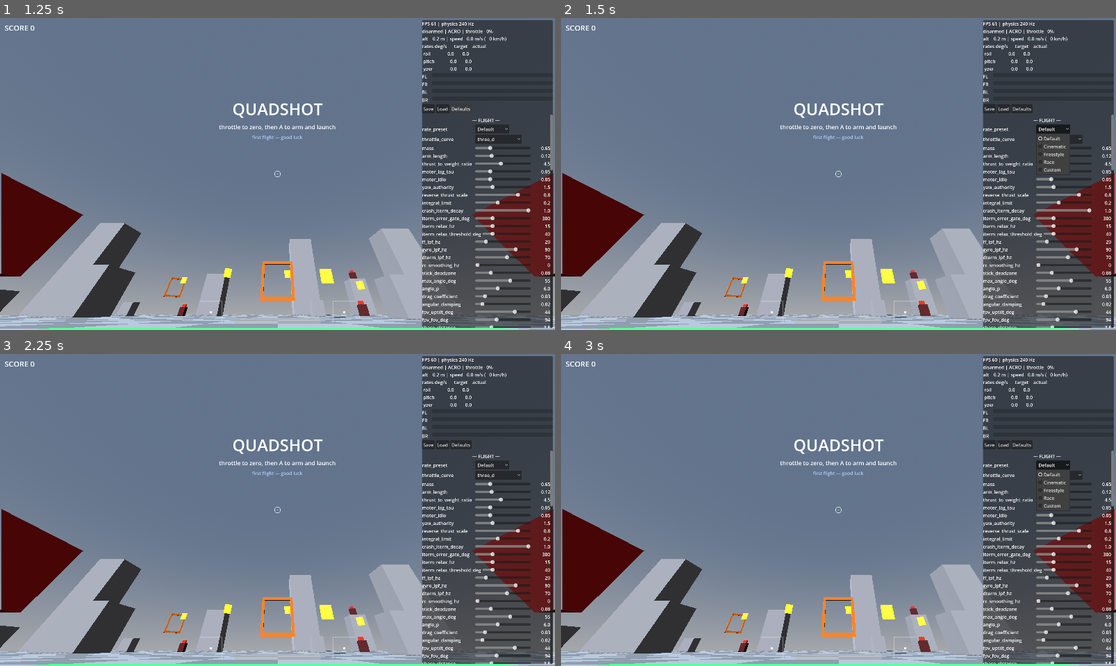
Above: before the commit, frames 1-4 (two rows, left to right).
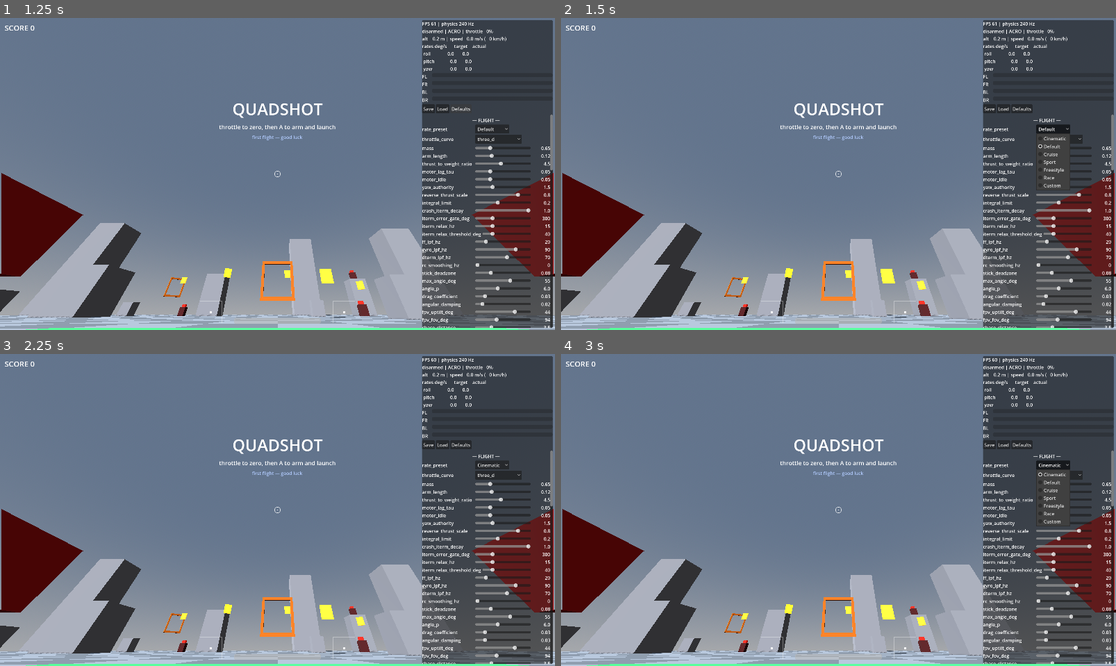
Above: after the commit, the same moments.

Repository: EhudVardi/QuadShot
Game: Godot game, scene res://scenes/main.tscn
The game is run twice, just before and just after one commit, with the same random seed, the same clock (stepped at 60 frames per second) and the same inputs.
Inputs (mouse positions are in pixels of both pictures, inside the frame that each line leads up to):
- Up to frame 1 (1.25 s): click "Defaults" at 0.5 s
- Up to frame 2 (1.5 s): click "Default" at 1.25 s
- Up to frame 3 (2.25 s): click "three_d" at 2 s
- Up to frame 4 (3 s): click (1054, 466) at 2.75 s, where only the run after the commit has a clickable "Cinematic"

Frame 1 is identical in both runs. In frame 2, 0.3% of the frame differs, in the area x 85-92%, y 37-56%; in frame 3, less than 0.1%; in frame 4, 0.3%, in the area x 0-100%, y 34-99%.

Commit message:
Rate presets: add Cruise and Sport middle grounds, order by feel
Freestyle/Race (candidates A/B) read too snappy and Default/Cinematic
too floaty, leaving a wide gap. A finer rate_tune_sweep run through
that gap picked two bench-clean intermediates: Cruise (P 0.007, damp
0.013, FF 0.0008) and Sport (P 0.009, damp 0.010, FF 0.001). Their
@100ms initiation (0.78 / 1.00) and sustained rate (3.74 / 4.11) step
monotonically between Default and Freestyle. POOL is now ordered
softest->sharpest so the dropdown reads as a spectrum: Cinematic,
Default, Cruise, Sport, Freestyle, Race.

Diff:
--- a/scripts/drone/flight_presets.gd
+++ b/scripts/drone/flight_presets.gd
@@ -8,13 +8,24 @@
 ## compares the live config against every preset each time a relevant
 ## slider moves, so it can never drift out of sync.
 ##
+## Ordered softest → sharpest so the dropdown reads as a feel spectrum.
 ## Default reproduces the original baked feel (bench-verified: it never
 ## reaches the commanded rate before angular_damping eats it — see
-## rate_tune_sweep.gd's t63/sustained columns). Freestyle and Race are the
-## two bench-clean candidates from that sweep; Cinematic trades snap for a
-## softer, more forgiving hold.
+## rate_tune_sweep.gd's t63/sustained columns). Cinematic is a softer point
+## still; Freestyle and Race are the two bench-clean fast candidates; Cruise
+## and Sport bridge the wide Default→Freestyle gap (bench @100ms/sustained
+## step monotonically between them) — responsive without the twitch, planted
+## without the float.
 
 const POOL: Array[Dictionary] = [
+	{
+		"name": "Cinematic",
+		"rate_p": Vector3(0.003, 0.003, 0.003),
+		"rate_i": Vector3(0.002, 0.002, 0.002),
+		"rate_d": Vector3(0.00003, 0.00003, 0.00003),
+		"rate_ff": Vector3.ZERO,
+		"angular_damping": 0.03,
+	},
 	{
 		"name": "Default",
 		"rate_p": Vector3(0.004, 0.004, 0.004),
@@ -24,12 +35,20 @@
 		"angular_damping": 0.02,
 	},
 	{
-		"name": "Cinematic",
-		"rate_p": Vector3(0.003, 0.003, 0.003),
+		"name": "Cruise",
+		"rate_p": Vector3(0.007, 0.007, 0.007),
 		"rate_i": Vector3(0.002, 0.002, 0.002),
 		"rate_d": Vector3(0.00003, 0.00003, 0.00003),
-		"rate_ff": Vector3.ZERO,
-		"angular_damping": 0.03,
+		"rate_ff": Vector3(0.0008, 0.0008, 0.0008),
+		"angular_damping": 0.013,
+	},
+	{
+		"name": "Sport",
+		"rate_p": Vector3(0.009, 0.009, 0.009),
+		"rate_i": Vector3(0.002, 0.002, 0.002),
+		"rate_d": Vector3(0.00003, 0.00003, 0.00003),
+		"rate_ff": Vector3(0.001, 0.001, 0.001),
+		"angular_damping": 0.010,
 	},
 	{
 		"name": "Freestyle",
